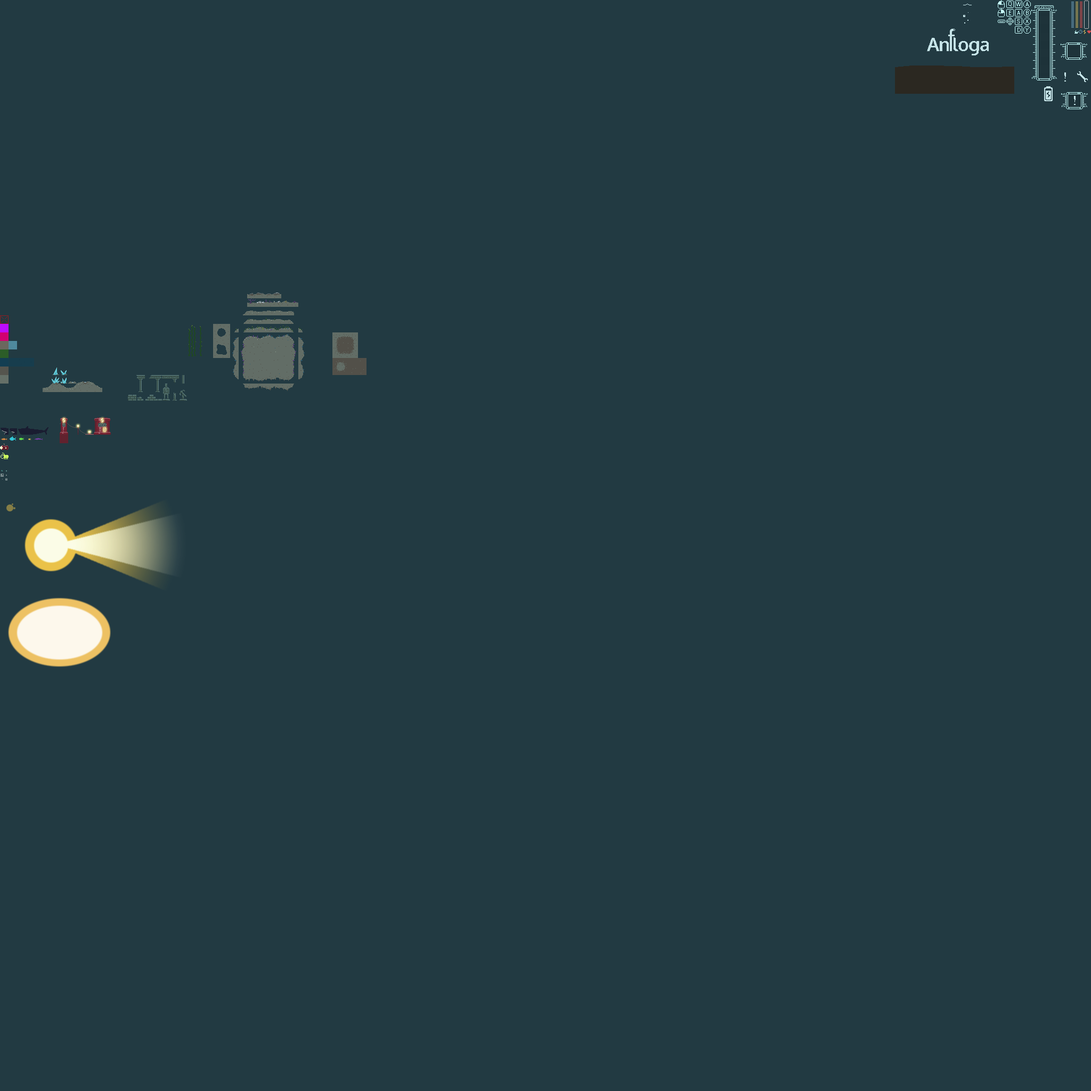
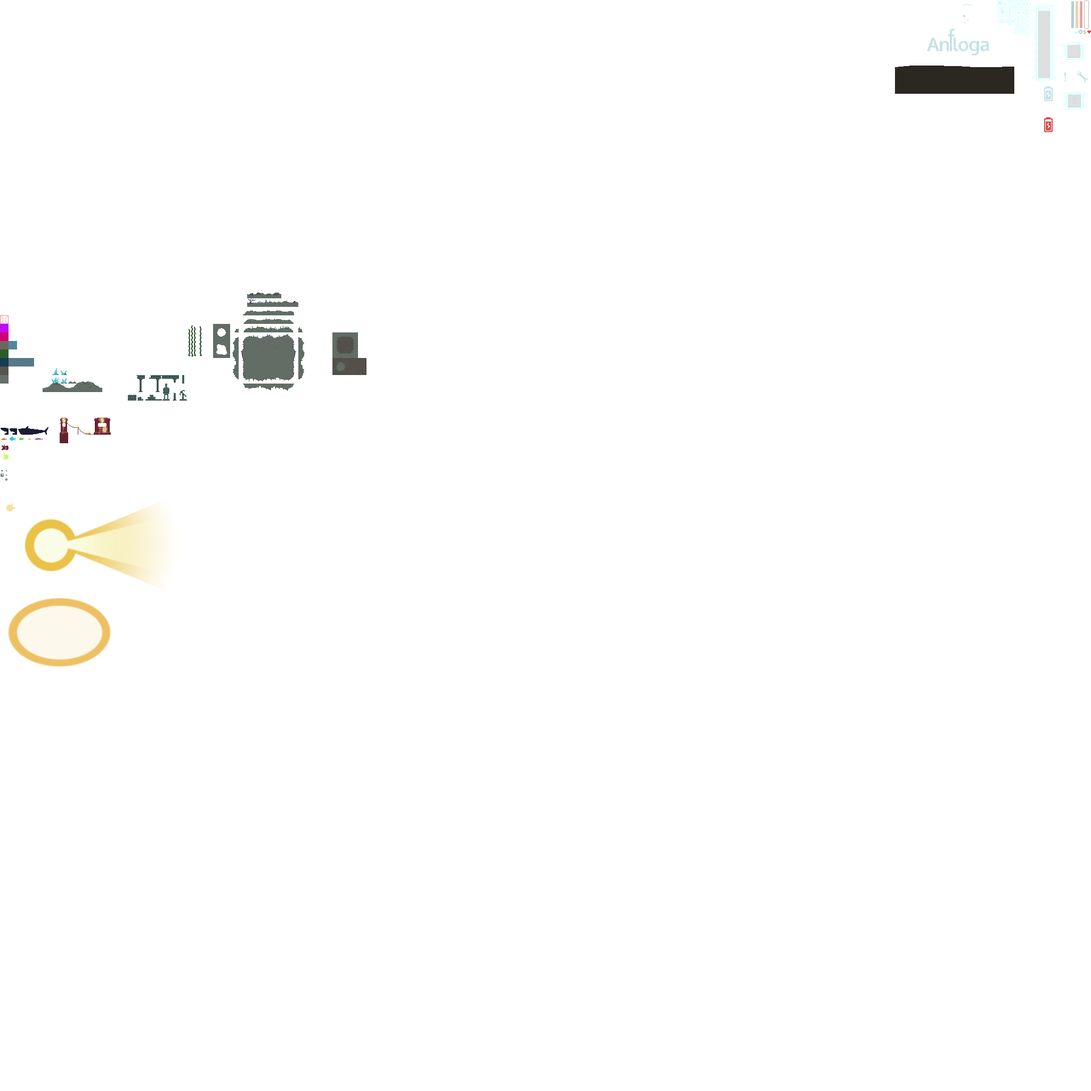
Comparing the layer stacks of the two 1091x1091 images. Changes:
added layer "RedBattery" in group "UI" over [left=1044, top=117, right=1054, bottom=133]
hid "Layer 1" over [left=0, top=0, right=1091, bottom=1091]
